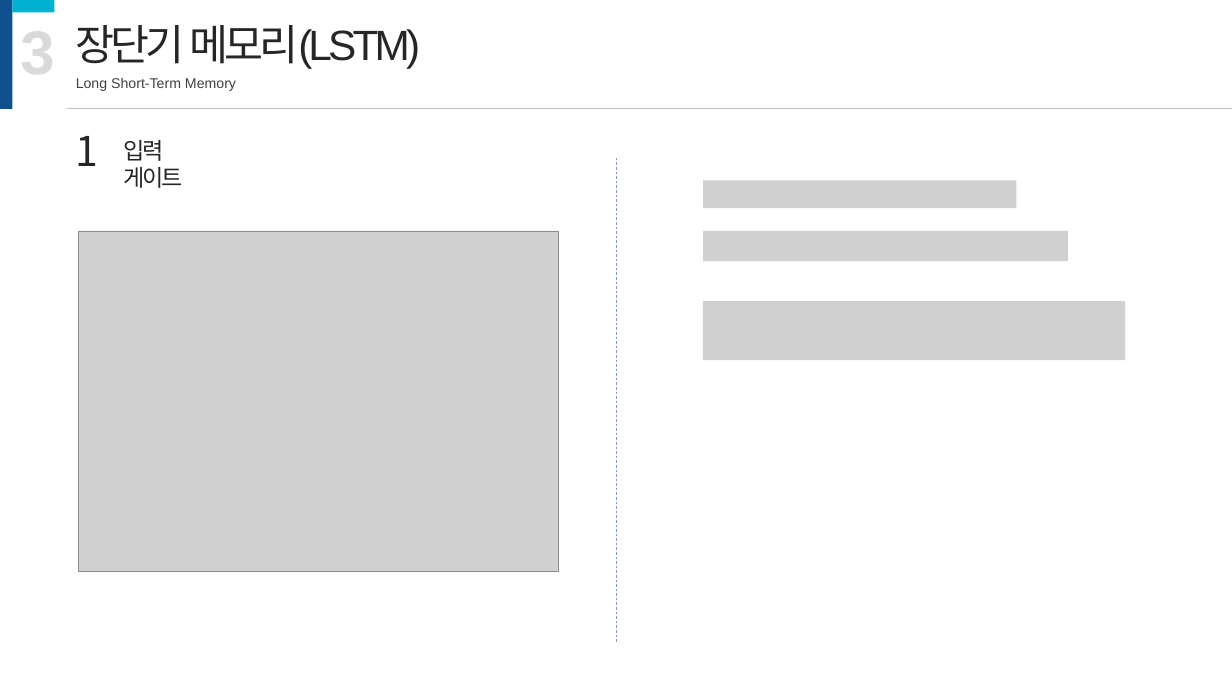
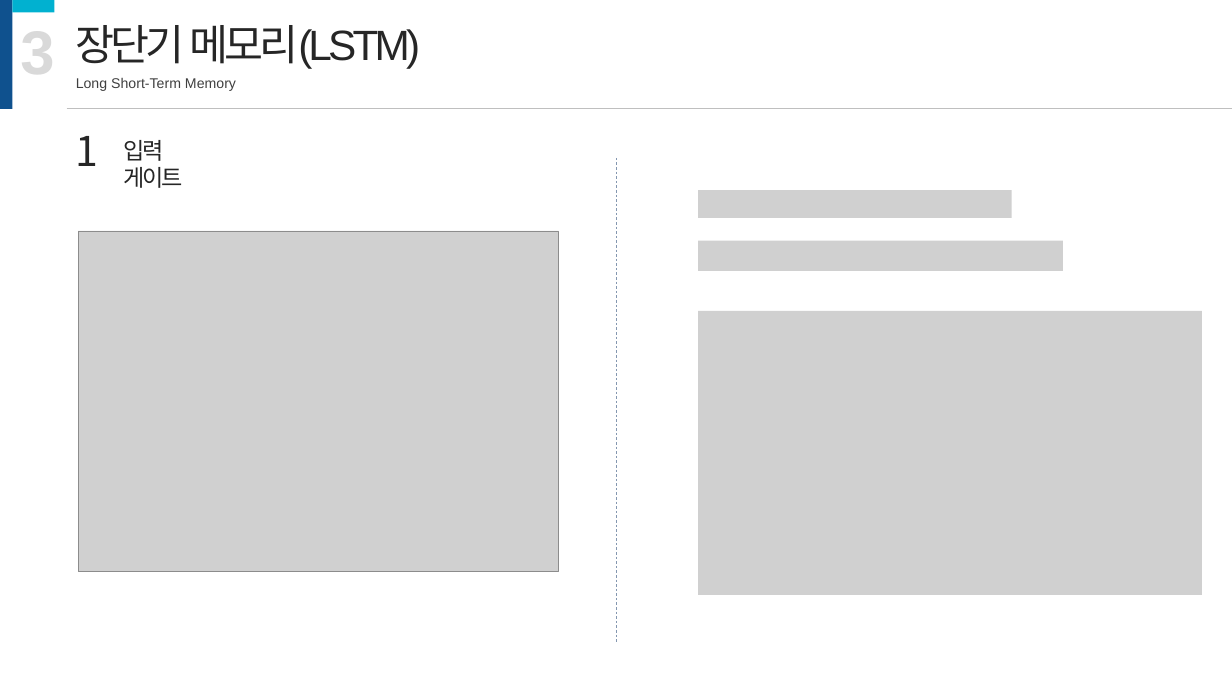
Before and after one commit to DataLab21/NLProcessing, a slide deck: slide 34 of 발표자료/8장 1~3절.pptx (slide 10 before the commit). Drawn at 1232x693 pixels with LibreOffice and Linux fonts; fonts in the diff are those of the drawing; grey boxes stand for pictures. Boxes give left, top, right and bottom in pixels: in the first picture for what was removed or moved away, otherwise in the second. Text is boxed around its words. In the diff, an @@ line names an element or a change of style, - is before the commit and + after.

```diff
--- a/발표자료/8장 1~3절.pptx
+++ b/발표자료/8장 1~3절.pptx
@@ picture: place and size @@
-picture at <box>703,180,1017,208</box>
+picture at <box>699,190,1012,218</box>
@@ picture: place and size @@
-picture at <box>703,231,1068,262</box>
+picture at <box>699,241,1064,272</box>
@@ picture added at <box>699,311,1202,594</box> @@
@@ picture removed at <box>703,301,1126,360</box> @@
```
Also in this commit, not shown: 3 other slides changed, 25 slides added, 26 slides removed.
